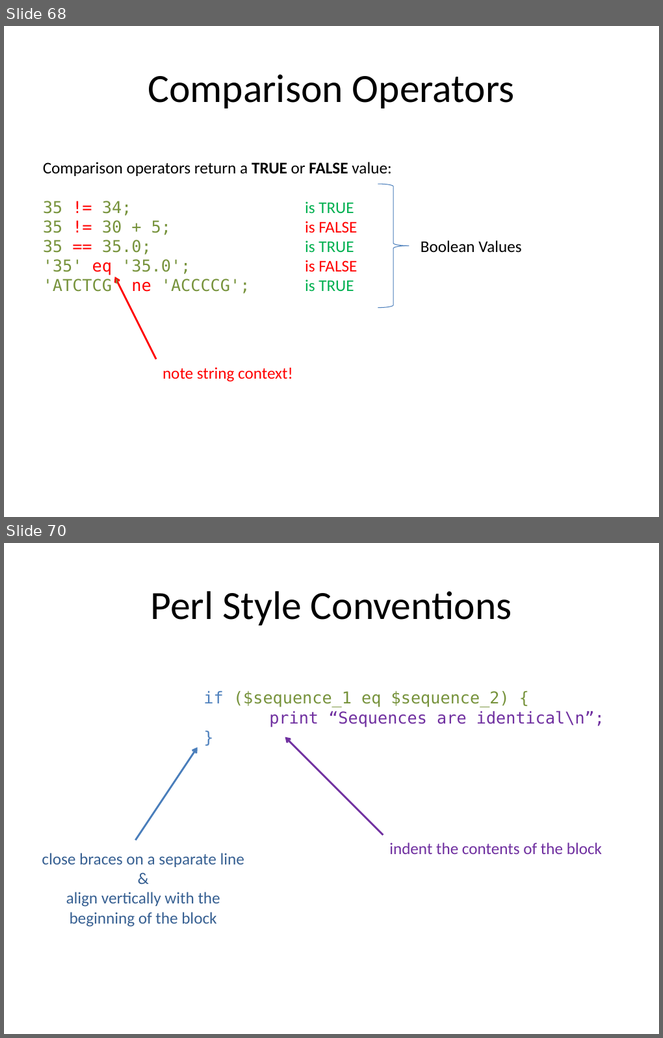
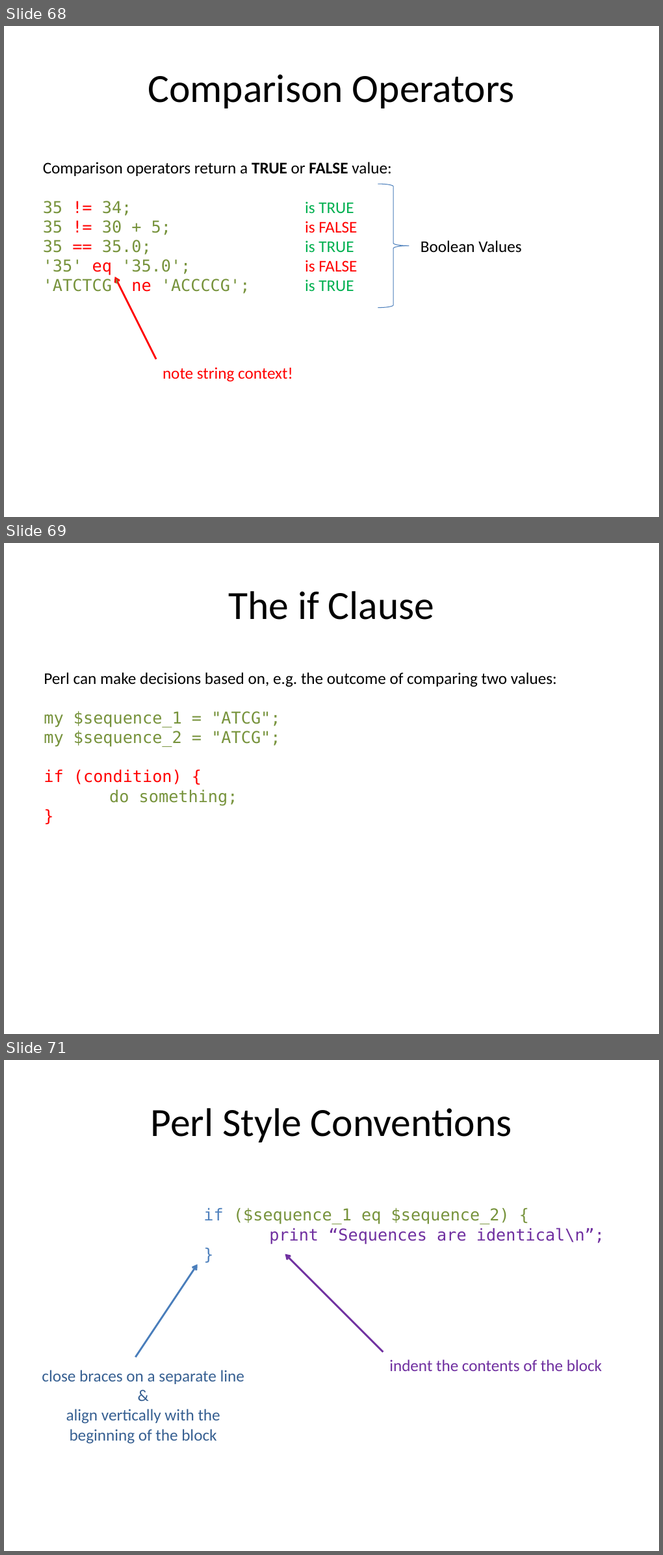
Before and after one commit to kbseah/perlcourse2017, a slide deck: Day1-1_JWI/Day1_intro_scalars_regex.pptx. Shown one above the other, each under a label of ours: slides 68 and 70 before the commit, slides 68, 69 and 71 after it; the slides between them are not shown. The pictures are 663x1038 and 663x1555 pixels, drawn with LibreOffice and Linux fonts; fonts in the diff are those of the drawing. Boxes give left, top, right and bottom in pixels: in the first picture for what was removed or moved away, otherwise in the second. Text is boxed around its words. In the diff, an @@ line names an element or a change of style, - is before the commit and + after.

```diff
--- a/Day1-1_JWI/Day1_intro_scalars_regex.pptx
+++ b/Day1-1_JWI/Day1_intro_scalars_regex.pptx
@@ slide 69 added at [4,543,659,1034], background #FFFFFF @@
@@ title added at [228,591,434,620], 44 pt, text #000000 @@
+The if Clause
@@ text added at [44,672,557,806], 18 pt, text #000000 @@
+Perl can make decisions based on, e.g. the outcome of comparing two values:
+my $sequence_1 = "ATCG";
+my $sequence_2 = "ATCG";
+if (condition) {
+do something;
+}
@@ what was slide 70 is now slide 71 @@
```
Also in this commit, not shown: 1 slide changed, 1 other file.
